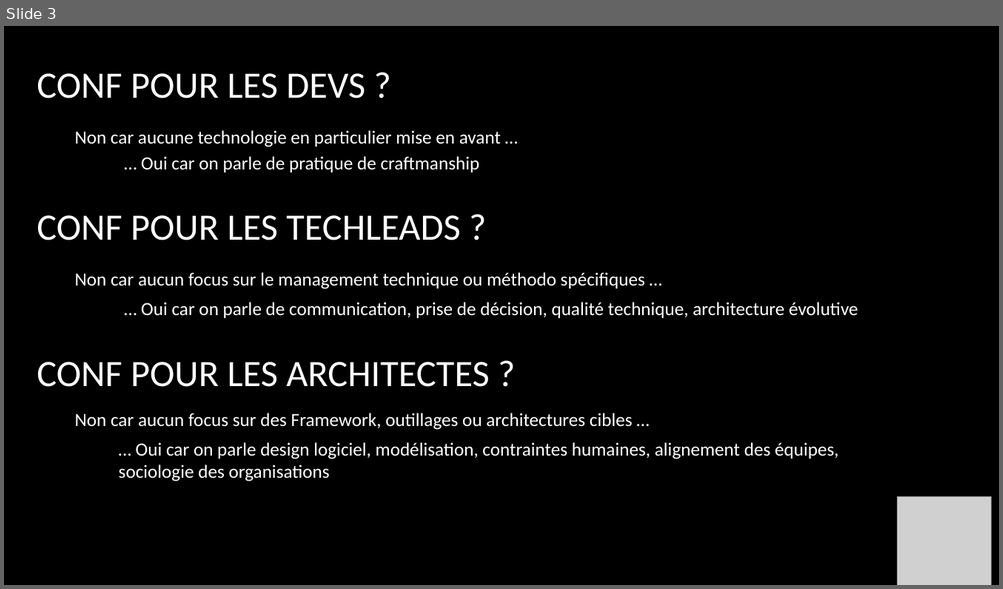
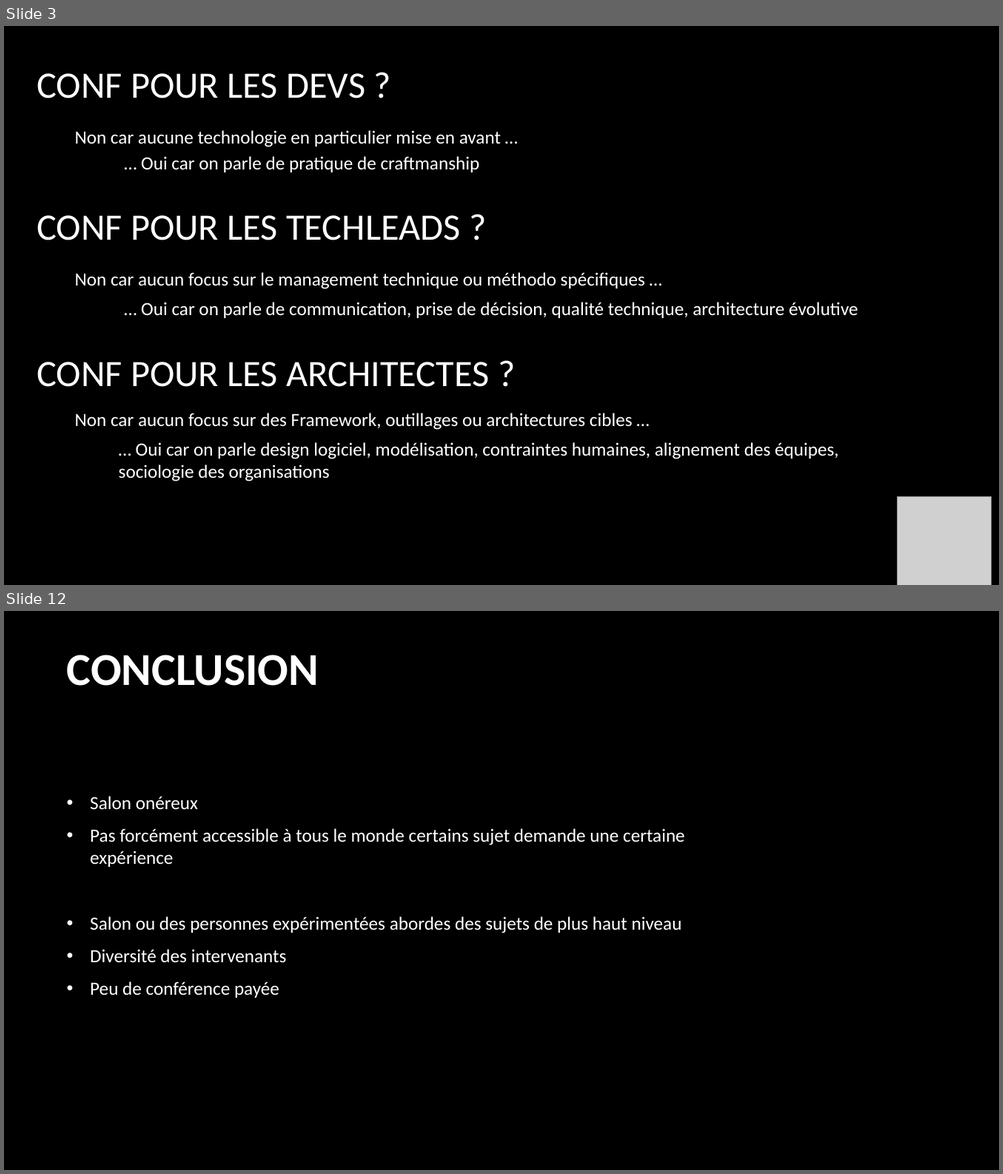
Before and after one commit to b16d/Article, a slide deck: Newcraft2025.pptx. Shown one above the other, each under a label of ours: slide 3 before the commit, slides 3 and 12 after it; the slides between them are not shown. The pictures are 1003x589 and 1003x1174 pixels, drawn with LibreOffice and Linux fonts; fonts in the diff are those of the drawing; grey boxes stand for pictures; background and template pictures are left out. Boxes give left, top, right and bottom in pixels: in the first picture for what was removed or moved away, otherwise in the second. Text is boxed around its words. In the diff, an @@ line names an element or a change of style, - is before the commit and + after.

```diff
--- a/Newcraft2025.pptx
+++ b/Newcraft2025.pptx
@@ slide 12 added at box(4, 611, 999, 1170), background picture (left out) @@
@@ title added at box(67, 655, 318, 686), 44.1 pt, text #FFFFFF, bold @@
+CONCLUSION
@@ text added at box(90, 796, 685, 998), 18 pt, text #FFFFFF @@
+• Salon onéreux
+• Pas forcément accessible à tous le monde certains sujet demande une certaine expérience
+• Salon ou des personnes expérimentées abordes des sujets de plus haut niveau
+• Diversité des intervenants
+• Peu de conférence payée
```
Also in this commit, not shown: 1 slide changed, 6 other slides added.
